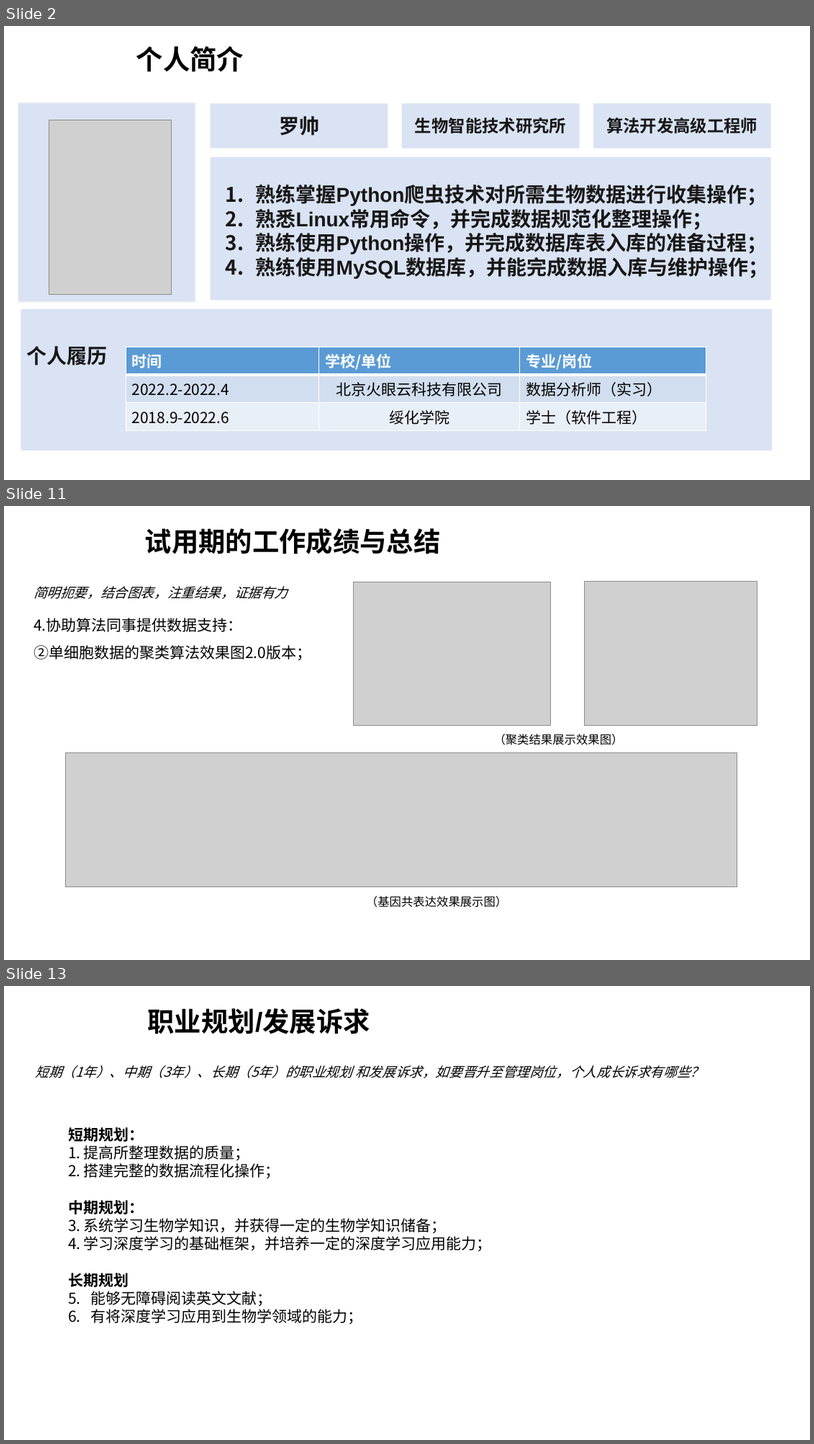
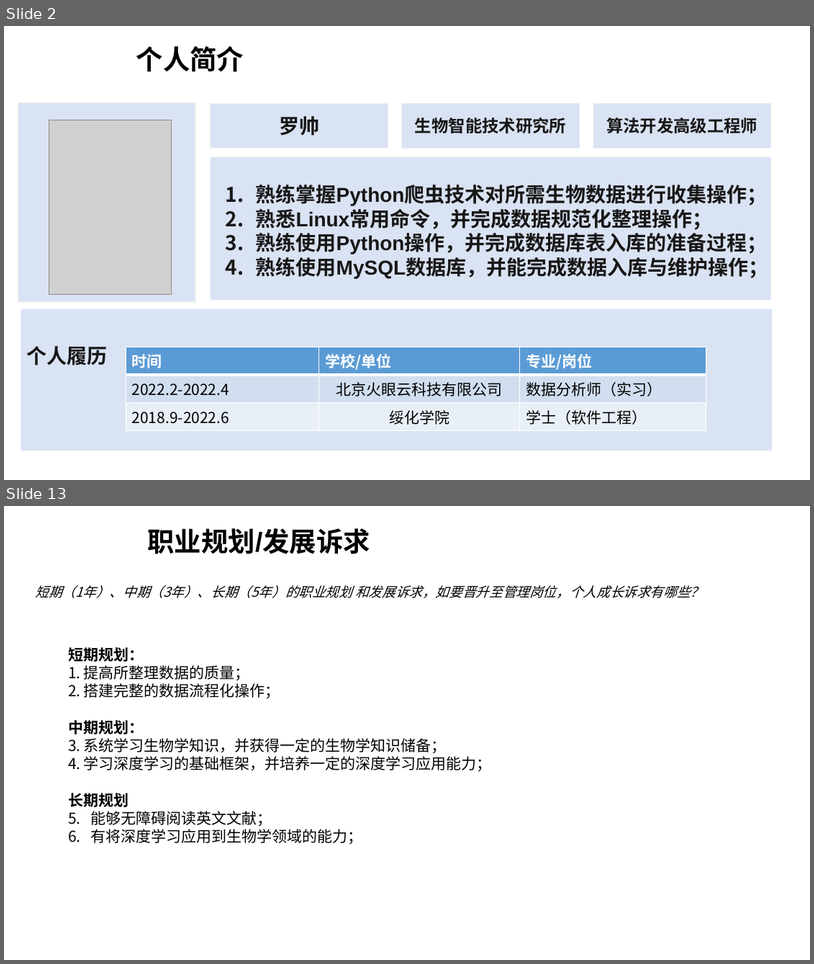
Before and after one commit to duolaxiaoshuai/first_work, a slide deck: Work_documents/罗帅_时空数据库数据整理及入库.pptx. Shown one above the other, each under a label of ours: slides 2, 11 and 13 before the commit, slides 2 and 13 after it; the slides between them are not shown. The pictures are 814x1444 and 814x964 pixels, drawn with LibreOffice and Linux fonts; fonts in the diff are those of the drawing; grey boxes stand for pictures; background and template pictures are left out. Boxes give left, top, right and bottom in pixels: in the first picture for what was removed or moved away, otherwise in the second. Text is boxed around its words. In the diff, an @@ line names an element or a change of style, - is before the commit and + after.

```diff
--- a/Work_documents/罗帅_时空数据库数据整理及入库.pptx
+++ b/Work_documents/罗帅_时空数据库数据整理及入库.pptx
@@ slide 11 removed at (4, 506, 810, 960), background picture (left out) @@
@@ text removed at (145, 528, 441, 554) @@
-试用期的工作成绩与总结
@@ text removed at (34, 586, 288, 599) @@
-简明扼要，结合图表，注重结果，证据有力
@@ picture removed at (354, 582, 551, 726) @@
@@ picture removed at (585, 582, 758, 726) @@
@@ text removed at (34, 618, 311, 660) @@
-4.协助算法同事提供数据支持：
-②单细胞数据的聚类算法效果图2.0版本；
@@ text removed at (494, 734, 624, 745) @@
-（聚类结果展示效果图）
@@ picture removed at (66, 752, 738, 887) @@
@@ text removed at (366, 896, 507, 907) @@
-（基因共表达效果展示图）
```
Also in this commit, not shown: 5 slides changed, 5 slides added, 4 other slides removed.
